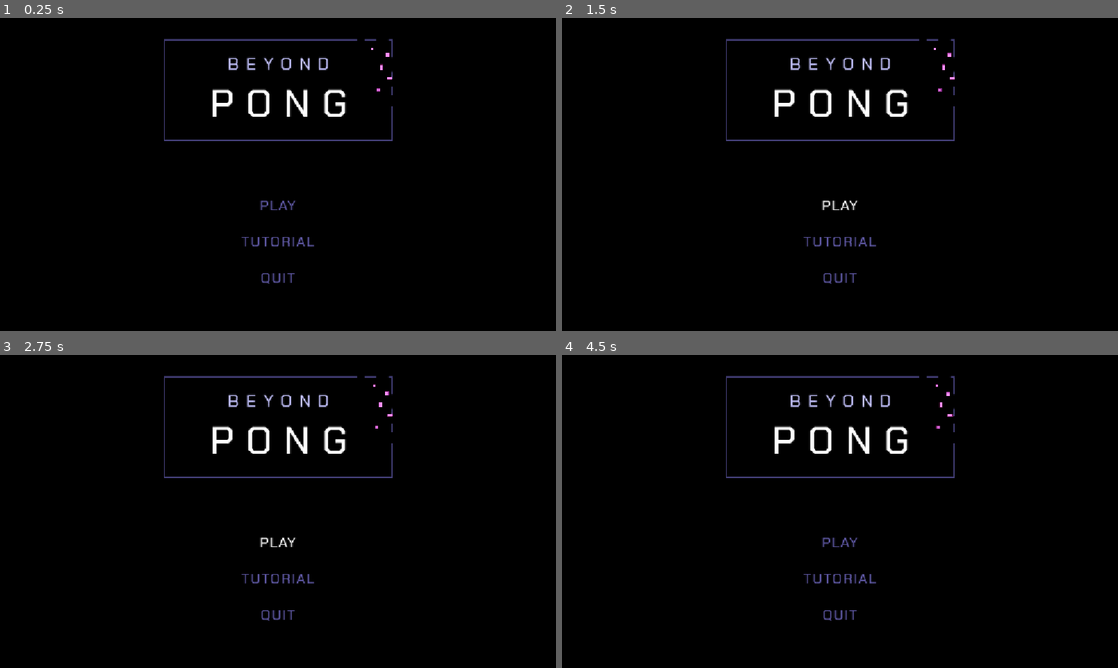
Above: before the commit, frames 1-4 (two rows, left to right).
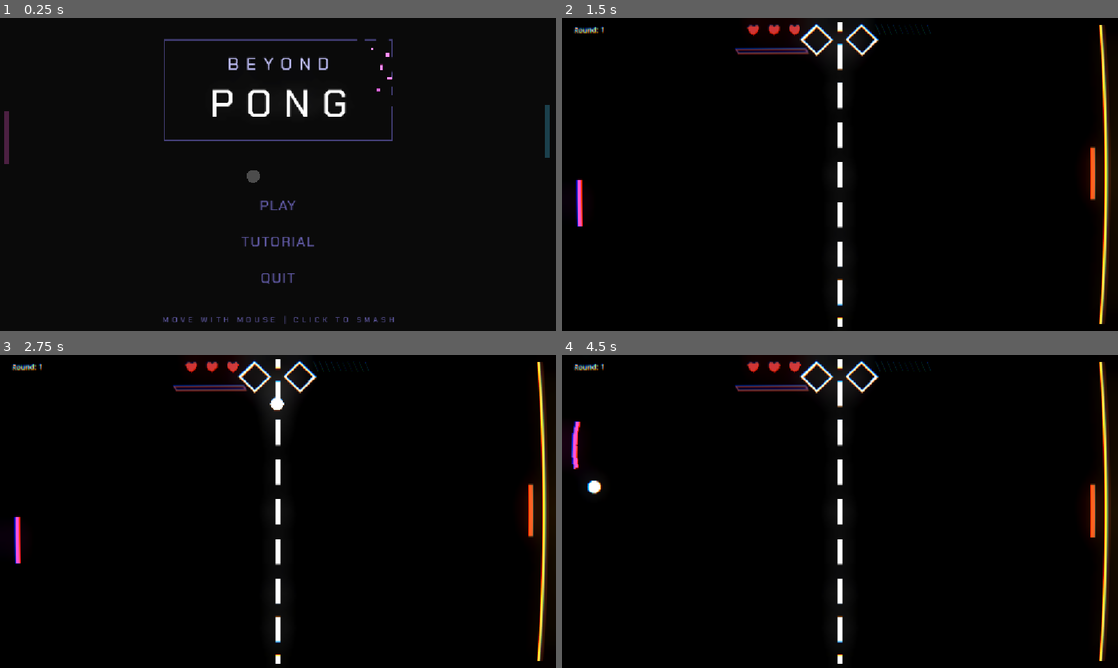
Above: after the commit, the same moments.

Repository: awesomness560/x-treme-pong
Game: Godot game, scene res://UI/main_menu.tscn
Same seed, same stepped clock (60 frames per second), same inputs: the game is played once before the commit and once after it. This scene is started directly instead of the project's main scene.
Inputs (mouse positions are in pixels of both pictures, inside the frame that each line leads up to):
- Up to frame 1 (0.25 s): no input
- Up to frame 2 (1.5 s): click "TUTORIAL" at 0.5 s; click "PLAY" at 1.25 s
- Up to frame 3 (2.75 s): click (278, 542) at 2 s, where only the run before the commit has a clickable "PLAY"
- Up to frame 4 (4.5 s): move the mouse to (962, 495) at 2.77 s; hold Shift (charge_up) 2.78-3.53 s; click (962, 495) at 2.92 s; tap Enter at 3.5 s; move the mouse to (728, 527) at 3.52 s; hold S (paddle_down) 3.53-4.28 s; click (728, 527) at 3.67 s; move the mouse to (895, 442) at 4.27 s; hold Shift (charge_up) from 4.28 s (still down); click (895, 442) at 4.42 s

The runs differ from the first frame. In frame 1, 0.6% of the frame differs, in the area x 0-99%, y 27-98%; in frame 2, 5.6%; in frame 3, 5.8%, in the area x 2-100%, y 1-99%; in frame 4, 5.8%.

Commit message:
Main Menu mostly done

Diff:
--- /dev/null
+++ b/UI/main_menu.gd
@@ -0,0 +1,16 @@
+extends Node2D
+
+func _ready() -> void:
+	SoundManager.music.set("parameters/switch_to_clip", &"menu")
+
+func _on_play_pressed() -> void:
+	get_tree().change_scene_to_file("res://main.tscn")
+
+
+func _on_tutorial_pressed() -> void:
+	# No tutorial scene exists yet — nothing to switch to until one's built.
+	pass
+
+
+func _on_quit_pressed() -> void:
+	get_tree().quit()
--- a/UI/main_menu.tscn
+++ b/UI/main_menu.tscn
@@ -1,7 +1,12 @@
 [gd_scene format=3 uid="uid://bws6ap0as6fk4"]
 
+[ext_resource type="Script" uid="uid://up1eni7h85j5" path="res://UI/main_menu.gd" id="1_ev3b6"]
 [ext_resource type="FontFile" uid="uid://dnmyx3m1s3qcm" path="res://Assets/ChakraPetch-Medium.ttf" id="1_p8ccj"]
 [ext_resource type="Shader" uid="uid://c75a1724nb4n5" path="res://Shaders/main_menu.gdshader" id="2_tk8dj"]
+[ext_resource type="Script" uid="uid://1tp7vl5f1cn0" path="res://wall.gd" id="3_d8nwk"]
+[ext_resource type="Script" uid="uid://dfelhyms2q7f8" path="res://dummy_paddle.gd" id="4_8ctay"]
+[ext_resource type="Texture2D" uid="uid://dck3moxykdiss" path="res://Assets/circle-256.png" id="4_f40uw"]
+[ext_resource type="Script" uid="uid://boprpud26o2rs" path="res://dummy_ball.gd" id="5_8ctay"]
 
 [sub_resource type="ShaderMaterial" id="ShaderMaterial_qg41d"]
 shader = ExtResource("2_tk8dj")
@@ -34,9 +39,39 @@
 
 [sub_resource type="StyleBoxEmpty" id="StyleBoxEmpty_ev3b6"]
 
+[sub_resource type="FontVariation" id="FontVariation_ev3b6"]
+base_font = ExtResource("1_p8ccj")
+spacing_glyph = 7
+
+[sub_resource type="RectangleShape2D" id="RectangleShape2D_4cwpn"]
+size = Vector2(1262, 62)
+
+[sub_resource type="Environment" id="Environment_d8nwk"]
+background_mode = 3
+background_canvas_max_layer = 2
+glow_enabled = true
+glow_intensity = 1.98
+glow_bloom = 0.13
+
+[sub_resource type="RectangleShape2D" id="RectangleShape2D_d8nwk"]
+size = Vector2(12, 114)
+
+[sub_resource type="CircleShape2D" id="CircleShape2D_ev3b6"]
+radius = 15.033297
+
 [node name="MainMenu" type="Node2D" unique_id=1661236200]
+script = ExtResource("1_ev3b6")
 
 [node name="UI" type="CanvasLayer" parent="." unique_id=266989618]
+
+[node name="ColorRect" type="ColorRect" parent="UI" unique_id=493972852]
+anchors_preset = 15
+anchor_right = 1.0
+anchor_bottom = 1.0
+grow_horizontal = 2
+grow_vertical = 2
+mouse_filter = 2
+color = Color(0.07082722, 0.07082721, 0.07082722, 0.7607843)
 
 [node name="Border" type="ColorRect" parent="UI" unique_id=357152511]
 material = SubResource("ShaderMaterial_qg41d")
@@ -118,7 +153,7 @@
 theme_override_styles/hover = SubResource("StyleBoxEmpty_ev3b6")
 text = "TUTORIAL"
 
-[node name="Restart3" type="Button" parent="UI/Buttons" unique_id=99779763]
+[node name="Quit" type="Button" parent="UI/Buttons" unique_id=99779763]
 layout_mode = 2
 theme_override_colors/font_color = Color(0.37960815, 0.3534348, 0.6570454, 1)
 theme_override_colors/font_pressed_color = Color(4.415934, 4.415934, 4.415934, 1)
@@ -129,3 +164,110 @@
 theme_override_styles/pressed = SubResource("StyleBoxEmpty_8ctay")
 theme_override_styles/hover = SubResource("StyleBoxEmpty_ev3b6")
 text = "QUIT"
+
+[node name="Instructions" type="Label" parent="UI" unique_id=746814767]
+anchors_preset = 7
+anchor_left = 0.5
+anchor_top = 1.0
+anchor_right = 0.5
+anchor_bottom = 1.0
+offset_left = -105.0
+offset_top = -46.0
+offset_right = 105.0
+grow_horizontal = 2
+grow_vertical = 0
+theme_override_colors/font_color = Color(0.38039216, 0.3529412, 0.65882355, 1)
+theme_override_fonts/font = SubResource("FontVariation_ev3b6")
+theme_override_font_sizes/font_size = 15
+text = "MOVE WITH MOUSE | CLICK TO SMASH"
+horizontal_alignment = 1
+vertical_alignment = 1
+
+[node name="WallBottom" type="StaticBody2D" parent="." unique_id=473676896 node_paths=PackedStringArray("collision_shape")]
+script = ExtResource("3_d8nwk")
+side = 1
+collision_shape = NodePath("CollisionShape2D")
+
+[node name="CollisionShape2D" type="CollisionShape2D" parent="WallBottom" unique_id=793453738]
+position = Vector2(0, -353)
+shape = SubResource("RectangleShape2D_4cwpn")
+
+[node name="WallTop" type="StaticBody2D" parent="." unique_id=317069560 node_paths=PackedStringArray("collision_shape")]
+script = ExtResource("3_d8nwk")
+collision_shape = NodePath("CollisionShape2D")
+
+[node name="CollisionShape2D" type="CollisionShape2D" parent="WallTop" unique_id=1647776634]
+position = Vector2(0, -353)
+shape = SubResource("RectangleShape2D_4cwpn")
+
+[node name="WorldEnvironment" type="WorldEnvironment" parent="." unique_id=688800977]
+environment = SubResource("Environment_d8nwk")
+
+[node name="Player" type="CharacterBody2D" parent="." unique_id=215791870 node_paths=PackedStringArray("ball", "collision_shape")]
+position = Vector2(13, 231)
+script = ExtResource("4_8ctay")
+ball = NodePath("../Ball")
+collision_shape = NodePath("../WallBottom/CollisionShape2D")
+ball_radius = 15.0
+target_offset = 50.0
+
+[node name="Player" type="ColorRect" parent="Player" unique_id=930521452]
+anchors_preset = 8
+anchor_left = 0.5
+anchor_top = 0.5
+anchor_right = 0.5
+anchor_bottom = 0.5
+offset_left = -5.0
+offset_top = -54.0
+offset_right = 5.0
+offset_bottom = 56.0
+grow_horizontal = 2
+grow_vertical = 2
+color = Color(1.572, 0.308, 0.852, 1)
+
+[node name="CollisionShape2D" type="CollisionShape2D" parent="Player" unique_id=1890315622]
+position = Vector2(0, 1)
+shape = SubResource("RectangleShape2D_d8nwk")
+
+[node name="Boss" type="CharacterBody2D" parent="." unique_id=996602204 node_paths=PackedStringArray("ball", "collision_shape")]
+position = Vector2(1134, 231)
+script = ExtResource("4_8ctay")
+ball = NodePath("../Ball")
+collision_shape = NodePath("CollisionShape2D")
+ball_radius = 15.0
+
+[node name="Player" type="ColorRect" parent="Boss" unique_id=1049378702]
+anchors_preset = 8
+anchor_left = 0.5
+anchor_top = 0.5
+anchor_right = 0.5
+anchor_bottom = 0.5
+offset_left = -5.0
+offset_top = -54.0
+offset_right = 5.0
+offset_bottom = 56.0
+grow_horizontal = 2
+grow_vertical = 2
+color = Color(0.24705882, 0.8156863, 1, 1)
+
+[node name="CollisionShape2D" type="CollisionShape2D" parent="Boss" unique_id=1059688596]
+position = Vector2(0, 1)
+shape = SubResource("RectangleShape2D_d8nwk")
+
+[node name="Ball" type="CharacterBody2D" parent="." unique_id=1676178396]
+position = Vector2(327, 357)
+script = ExtResource("5_8ctay")
+speed = 800.0
+max_bounce_angle_deg = 45.0
+
+[node name="Visuals" type="Sprite2D" parent="Ball" unique_id=1621829925]
+modulate = Color(2.634323, 2.634323, 2.634323, 1)
+scale = Vector2(0.10763273, 0.10763273)
+texture = ExtResource("4_f40uw")
+
+[node name="CollisionShape2D" type="CollisionShape2D" parent="Ball" unique_id=1981009380]
+shape = SubResource("CircleShape2D_ev3b6")
+
+[connection signal="pressed" from="UI/Buttons/Play" to="." method="_on_play_pressed"]
+[connection signal="pressed" from="UI/Buttons/Tutorial" to="." method="_on_tutorial_pressed"]
+[connection signal="pressed" from="UI/Buttons/Quit" to="." method="_on_quit_pressed"]
--- a/Upgrades/lingering_power.gd
+++ b/Upgrades/lingering_power.gd
@@ -7,7 +7,7 @@
 ## one that actually turns it back off.
 const ID := "lingering_power"
 const DISPLAY_NAME := "Lingering Power"
-const DESCRIPTION := "For a few seconds after firing, all damage +80%."
+const DESCRIPTION := "For a few seconds after firing ultimate, all damage +80%."
 const CATEGORY := GameState.UPGRADE_CATAGORY.ULTIMATE
 const RARITY := GameState.UPGRADE_RARITY.COMMON
 const TAGS : Array[String] = ["ultimate", "damage"]
--- a/ball.gd
+++ b/ball.gd
@@ -9,6 +9,7 @@
 signal border_broken(border: Node2D, damage: float)
 @export var ignite_particles: CPUParticles2D
 @export var ignite: AudioStreamPlayer
+@export var smoke_particles: CPUParticles2D
 
 @export_group("Speed")
 @export var start_speed: float = 400.0
--- a/ball.tscn
+++ b/ball.tscn
@@ -18,7 +18,7 @@
 
 [sub_resource type="Gradient" id="Gradient_n5601"]
 offsets = PackedFloat32Array(0, 0.2037037, 0.8240741, 1)
-colors = PackedColorArray(0.92500794, 0.88069385, 0.88627905, 1, 3.3138192, 1.2100681, 0.37107214, 1, 2.4709504, 0.9874445, 0.292638, 0.9098039, 0.8745098, 0.101960786, 0.26666668, 0)
+colors = PackedColorArray(0.4394088, 0.3297504, 0.3461719, 1, 0.84642845, 0.8902936, 0.8876009, 1, 0.32768363, 0.28298783, 0.26229426, 0.9098039, 0.8745098, 0.101960786, 0.26666668, 0)
 
 [sub_resource type="ShaderMaterial" id="ShaderMaterial_nq5bd"]
 shader = ExtResource("6_gchj4")
@@ -39,10 +39,11 @@
 shader_parameter/tongue_scale = 2.9290000916275
 shader_parameter/flow_speed = 5.1050002424875
 
-[node name="Ball" type="CharacterBody2D" unique_id=572260270 node_paths=PackedStringArray("ignite_particles", "ignite", "sprite", "debug_label")]
+[node name="Ball" type="CharacterBody2D" unique_id=572260270 node_paths=PackedStringArray("ignite_particles", "ignite", "smoke_particles", "sprite", "debug_label")]
 script = ExtResource("1_41u45")
 ignite_particles = NodePath("IgniteParticles")
 ignite = NodePath("Ignite")
+smoke_particles = NodePath("SmokeParticles")
 max_speed = 1800.0
 max_bounce_angle_deg = 40.0
 tap_speed_gain = 200.0
@@ -100,6 +101,24 @@
 scale_amount_curve = SubResource("Curve_n5601")
 color_ramp = SubResource("Gradient_n5601")
 
+[node name="SmokeParticles" type="CPUParticles2D" parent="." unique_id=638385692]
+position = Vector2(0, 4)
+emitting = false
+amount = 30
+texture = ExtResource("5_01kih")
+lifetime_randomness = 0.2
+emission_shape = 1
+emission_sphere_radius = 15.0
+direction = Vector2(0, -1)
+spread = 25.0
+gravity = Vector2(0, -98)
+initial_velocity_min = 30.0
+initial_velocity_max = 60.0
+scale_amount_min = 0.15
+scale_amount_max = 0.25
+scale_amount_curve = SubResource("Curve_n5601")
+color_ramp = SubResource("Gradient_n5601")
+
 [node name="ColorRect" type="ColorRect" parent="." unique_id=305910195 node_paths=PackedStringArray("ball")]
 visible = false
 material = SubResource("ShaderMaterial_nq5bd")
--- /dev/null
+++ b/dummy_ball.gd
@@ -0,0 +1,48 @@
+class_name DummyBall
+extends CharacterBody2D
+
+## Cosmetic-only ball for the main menu's background rally. Reuses the real
+## ball's paddle-hit angle math so it still feels like *the* ball, but speed
+## never changes and nothing here touches GameState/damage/upgrades.
+
+@export var speed: float = 400.0
+@export_range(0.0, 89.0) var max_bounce_angle_deg: float = 60.0
+@export_range(0.0, 89.0) var max_launch_angle_deg: float = 30.0
+
+var _direction := Vector2.RIGHT
+
+func _ready() -> void:
+	_launch()
+
+## Lets dummy_paddle.gd predict where this is actually headed, same as the
+## real ball's get_motion() does for ai.gd.
+func get_motion() -> Vector2:
+	return _direction * speed
+
+func _launch() -> void:
+	var side := 1.0 if randf() < 0.5 else -1.0
+	var angle := deg_to_rad(randf_range(-max_launch_angle_deg, max_launch_angle_deg))
+	_direction = Vector2(side * cos(angle), sin(angle))
+
+func _physics_process(delta: float) -> void:
+	var collision := move_and_collide(_direction * speed * delta)
+	if collision == null:
+		return
+
+	var collider := collision.get_collider()
+	if collider is DummyPaddle:
+		_bounce_off_paddle(collision, collider)
+	else:
+		_direction = _direction.bounce(collision.get_normal()).normalized()
+
+## Same offset-from-paddle-center -> angle formula as ball.gd's
+## _bounce_off_paddle(), just without any speed change afterward.
+func _bounce_off_paddle(collision: KinematicCollision2D, paddle: DummyPaddle) -> void:
+	var half_height := _half_height(paddle.collision_shape)
+	var offset := clampf((global_position.y - paddle.global_position.y) / half_height, -1.0, 1.0)
+	var angle := deg_to_rad(offset * max_bounce_angle_deg)
+	_direction = Vector2(signf(collision.get_normal().x) * cos(angle), sin(angle))
+
+func _half_height(shape_node: CollisionShape2D) -> float:
+	var rect := shape_node.shape as RectangleShape2D
+	return rect.size.y * 0.5 * shape_node.global_scale.y
--- /dev/null
+++ b/dummy_paddle.gd
@@ -0,0 +1,123 @@
+class_name DummyPaddle
+extends CharacterBody2D
+
+## Bare-bones stand-in for the main menu's background rally. Both dummies use
+## this same script — the "player" vs "boss" feel comes entirely from the
+## exported values on each instance, not from separate code.
+##
+## Plans each shot once, like ai.gd's TRACK state, and eases into it over the
+## real flight time instead of chasing the ball's live position every frame —
+## continuous tracking snaps hard every time the ball's y jumps at a bounce,
+## which is what read as stiff. Always connects: no miss roll, no feint.
+
+@export var ball: DummyBall
+@export var collision_shape: CollisionShape2D
+@export var ball_radius: float = 8.0
+
+## Added to the planned intercept, so the two paddles don't aim for the exact
+## same point on the ball.
+@export var target_offset: float = 0.0
+
+@export_group("Idle Drift")
+## Drift speed back toward the resting spot between shots.
+@export var recenter_speed: float = 3.0
+@export_range(0.0, 1.0) var recenter_strength: float = 0.3
+
+var _locked_x := 0.0
+var _half := 0.0
+
+var _tracking := false
+var _start_y := 0.0
+var _target_y := 0.0
+var _shot_duration := 0.0
+var _shot_elapsed := 0.0
+
+## Smoothed position, eased toward its target during a shot and drifted
+## toward the rest spot between shots — global_position.y just clamps this.
+var _clean_y := 0.0
+var _recover_from_y := 0.0
+
+func _ready() -> void:
+	_locked_x = global_position.x
+	_half = _half_height()
+	_clean_y = global_position.y
+	_recover_from_y = global_position.y
+
+func _physics_process(delta: float) -> void:
+	if ball == null:
+		return
+
+	var approaching := _is_ball_approaching()
+
+	if approaching and not _tracking:
+		_plan_shot()
+	elif not approaching and _tracking:
+		_tracking = false
+		_recover_from_y = _clean_y
+
+	if _tracking:
+		_shot_elapsed += delta
+		var progress := clampf(_shot_elapsed / _shot_duration, 0.0, 1.0)
+		_clean_y = lerpf(_start_y, _target_y, _ease(progress))
+	else:
+		var court := _get_court_rect()
+		var home := lerpf(_recover_from_y, court.get_center().y, recenter_strength)
+		_clean_y = lerpf(_clean_y, home, 1.0 - exp(-recenter_speed * delta))
+
+	var court := _get_court_rect()
+	global_position.y = clampf(_clean_y, court.position.y + _half, court.end.y - _half)
+	global_position.x = _locked_x
+
+## Reads where the ball's actually going to arrive and eases there over the
+## real time left — called once per incoming shot, not re-rolled mid-flight.
+func _plan_shot() -> void:
+	_start_y = _clean_y
+	var court := _get_court_rect()
+	_target_y = clampf(_predict_intercept_y() + target_offset,
+		court.position.y + _half, court.end.y - _half)
+	_shot_duration = maxf(_time_to_arrival(), 0.001)
+	_shot_elapsed = 0.0
+	_tracking = true
+
+## Smoothstep: eases in and out instead of snapping straight to the target.
+func _ease(t: float) -> float:
+	var x := clampf(t, 0.0, 1.0)
+	return x * x * (3.0 - 2.0 * x)
+
+func _is_ball_approaching() -> bool:
+	var vx := ball.get_motion().x
+	return vx != 0.0 and signf(vx) == signf(global_position.x - ball.global_position.x)
+
+func _time_to_arrival() -> float:
+	var vx := ball.get_motion().x
+	if absf(vx) < 1.0:
+		return 1.0
+	return maxf(absf(global_position.x - ball.global_position.x) / absf(vx), 0.001)
+
+## Same mirror-off-the-walls prediction as ai.gd's _predict_ball_y().
+func _predict_intercept_y() -> float:
+	var court := _get_court_rect()
+	var v := ball.get_motion()
+	if absf(v.x) < 1.0:
+		return ball.global_position.y
+
+	var p := ball.global_position
+	var face_x := global_position.x - signf(v.x) * (_half + ball_radius)
+	var t := maxf((face_x - p.x) / v.x, 0.0)
+	var y := p.y + v.y * t
+
+	var top := court.position.y + ball_radius
+	var bottom := court.end.y - ball_radius
+	var span := bottom - top
+	if span > 0.0:
+		var folded := fposmod(y - top, span * 2.0)
+		y = top + (folded if folded <= span else span * 2.0 - folded)
+	return y
+
+func _half_height() -> float:
+	var rect := collision_shape.shape as RectangleShape2D
+	return rect.size.y * 0.5 * collision_shape.global_scale.y
+
+func _get_court_rect() -> Rect2:
+	var viewport := get_viewport()
+	return viewport.get_canvas_transform().affine_inverse() * viewport.get_visible_rect()
--- a/player.tscn
+++ b/player.tscn
@@ -36,7 +36,6 @@
 default_color = Color(1.572, 0.308, 0.852, 1)
 script = ExtResource("2_onrkg")
 player = NodePath("..")
-time_to_full = 0.15
 smash_window = 0.35
 
 [node name="HitArea" type="Area2D" parent="Paddle" unique_id=1268401425]
Not shown, changed: Assets/DOS-88 - Far away End Run.mp3.import
Not shown, added: UI/main_menu.gd.uid
Not shown, added: dummy_ball.gd.uid
Not shown, added: dummy_paddle.gd.uid
